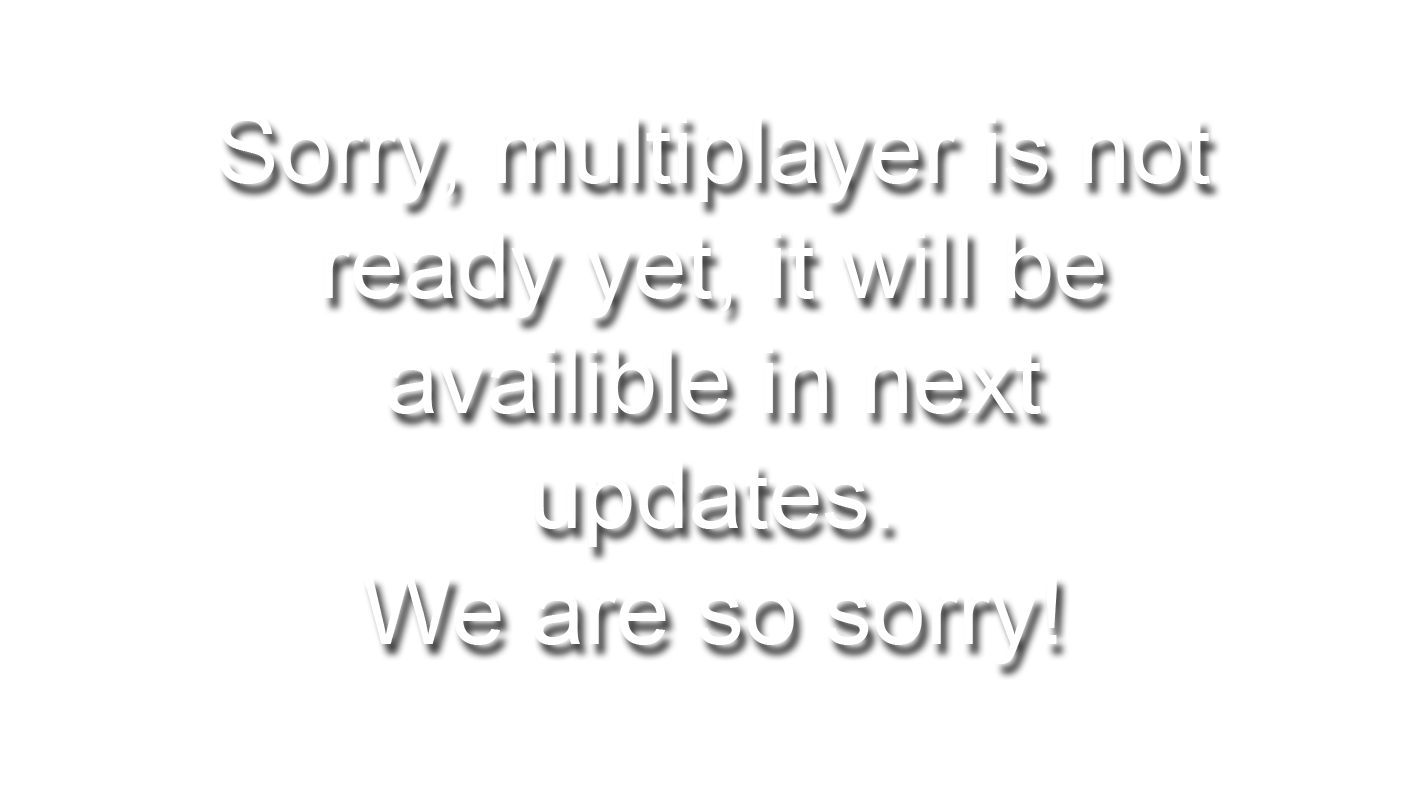
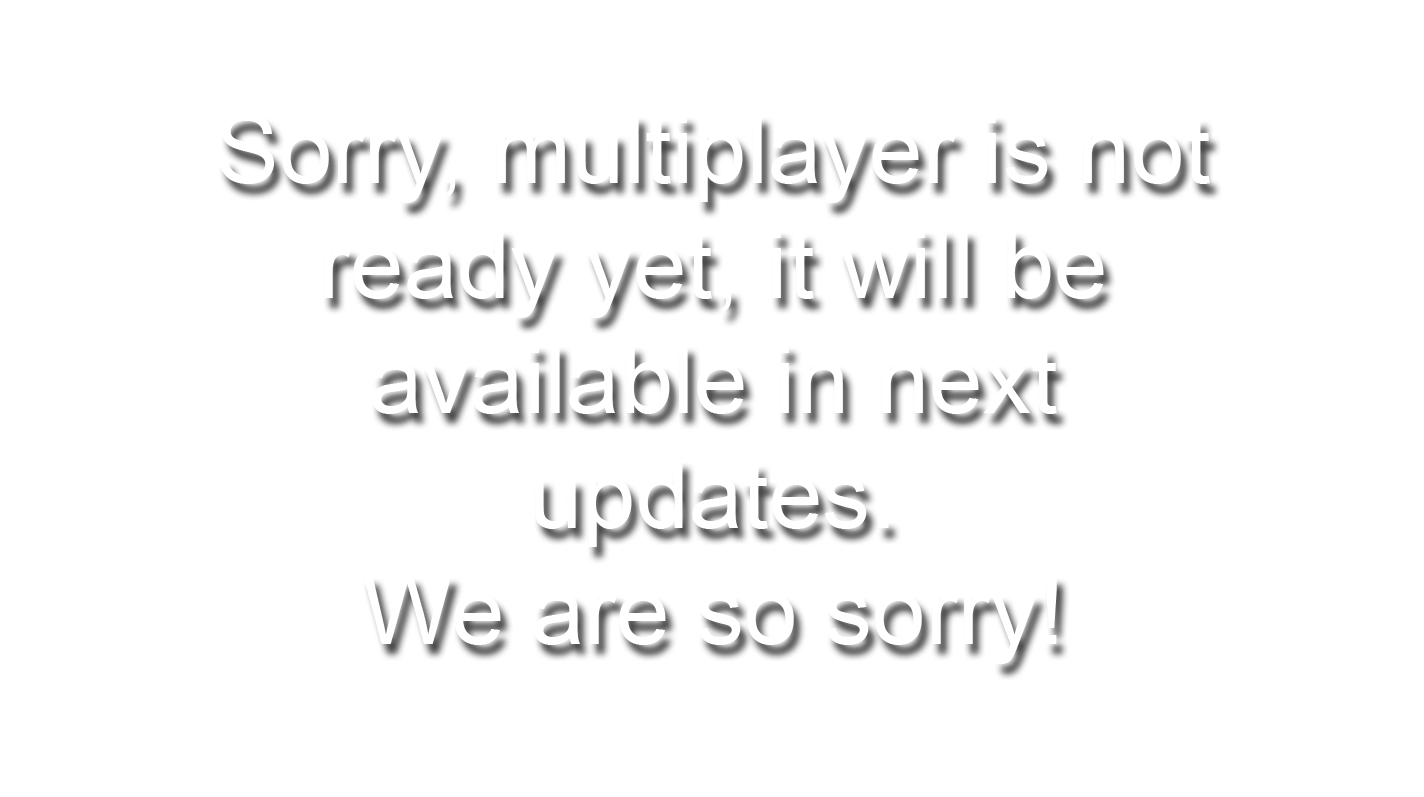
Two versions of the same layered image (1424 x 797). Layer-by-layer changes:
painted on "Sorry, multiplayer is not read" over [372, 348, 1057, 414]
